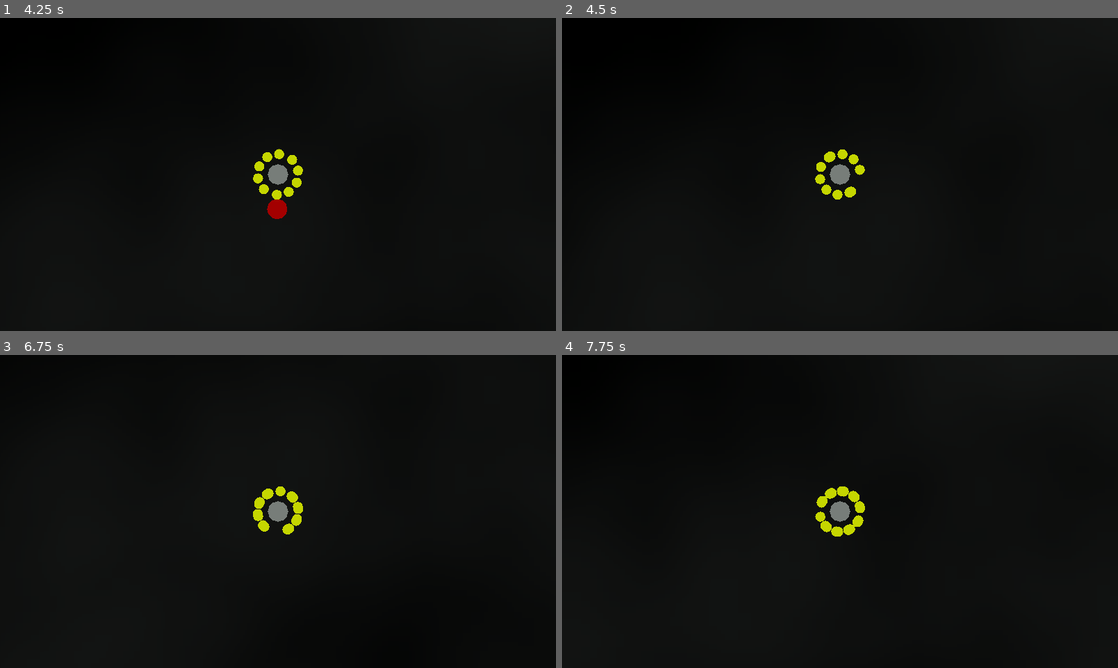
Above: before the commit, frames 1-4 (two rows, left to right).
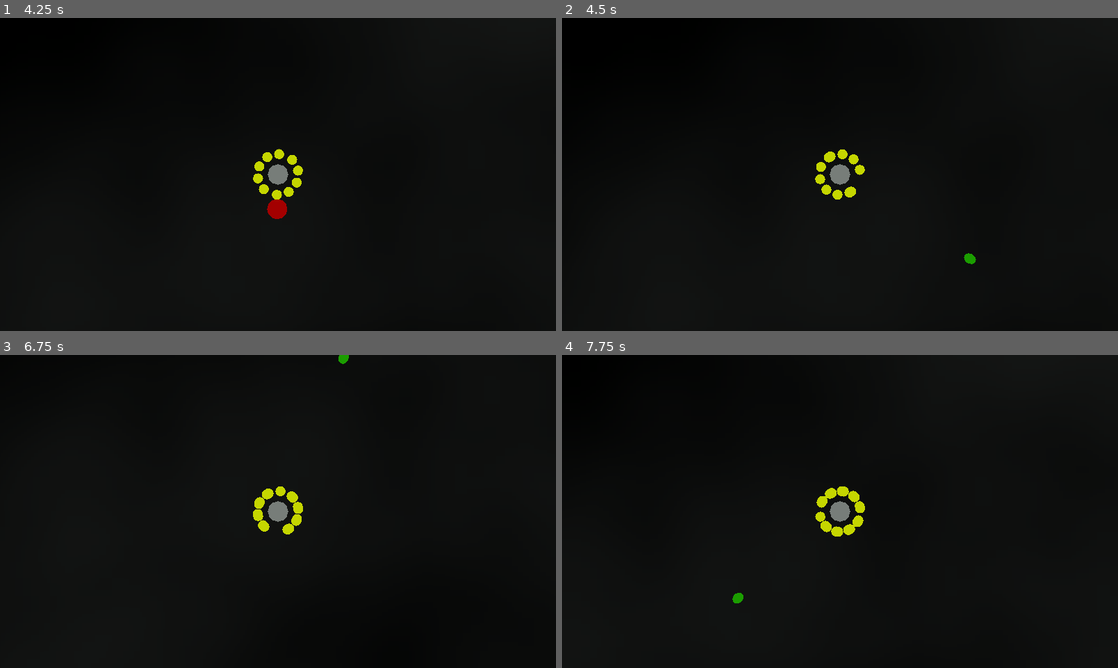
Above: after the commit, the same moments.

Repository: doctor-g/LD55
Game: Godot game, scene res://world.tscn
Two runs of this game, one before a commit and one after it. Both use one fixed random seed, a clock stepped at 60 frames per second and the inputs below.
Inputs (mouse positions are in pixels of both pictures, inside the frame that each line leads up to):
- Up to frame 1 (4.25 s): move the mouse to (400, 158) at 0.52 s; hold D (move_right) 0.53-1.28 s; tap Space (summon) every 0.75 s from 0.6 to 3.6 s; move the mouse to (166, 190) at 1.27 s; hold S (move_down) 1.28-2.03 s; tap Enter at 2 s; move the mouse to (333, 105) at 2.02 s; hold D (move_right) 2.03-2.78 s; move the mouse to (250, 237) at 2.77 s; hold W (move_up) 2.78-3.53 s; move the mouse to (444, 221) at 3.52 s; hold A (move_left) from 3.53 s (still down)
- Up to frame 2 (4.5 s): keep holding A (move_left); move the mouse to (673, 127) at 4.27 s; tap Space (summon) at 4.35 s
- Up to frame 3 (6.75 s): move the mouse to (305, 511) at 5.02 s; release A (move_left) at 5.03 s; hold S (move_down) 5.03-5.78 s; tap Space (summon) at 5.1, 5.85, 6.6 s; move the mouse to (194, 433) at 5.77 s; hold D (move_right) 5.78-6.53 s; move the mouse to (400, 495) at 6.52 s; hold W (move_up) from 6.53 s (still down)
- Up to frame 4 (7.75 s): move the mouse to (728, 527) at 7.27 s; release W (move_up) at 7.28 s; hold D (move_right) from 7.28 s (still down); tap Space (summon) at 7.35 s

Frame 1 is identical in both runs. In frame 2, less than 0.1% of the frame differs, in the area x 72-75%, y 75-79%; in frame 3, less than 0.1%; in frame 4, less than 0.1%.

Commit message:
Add charges
They are dropped by enemies and can be picked up by the player.

Diff:
--- /dev/null
+++ b/project/charge.gd
@@ -0,0 +1,15 @@
+extends Area3D
+
+const LERP_SPEED := 0.2
+
+var target_position : Vector3
+
+
+func _physics_process(_delta: float) -> void:
+	global_position = lerp(global_position, target_position, LERP_SPEED)
+
+
+func _on_body_entered(body: Node3D) -> void:
+	# Only the player character can enter this body
+	body.charge()
+	queue_free()
--- /dev/null
+++ b/project/charge.tscn
@@ -0,0 +1,22 @@
+[gd_scene load_steps=4 format=3 uid="uid://b8tu6ffckqvsv"]
+
+[ext_resource type="Script" path="res://charge.gd" id="1_55ky4"]
+
+[sub_resource type="StandardMaterial3D" id="StandardMaterial3D_606t2"]
+albedo_color = Color(0.137255, 0.682353, 0, 1)
+
+[sub_resource type="SphereShape3D" id="SphereShape3D_ay0iy"]
+radius = 0.25
+
+[node name="Charge" type="Area3D"]
+collision_layer = 8
+script = ExtResource("1_55ky4")
+
+[node name="CSGSphere3D" type="CSGSphere3D" parent="."]
+radius = 0.25
+material = SubResource("StandardMaterial3D_606t2")
+
+[node name="CollisionShape3D" type="CollisionShape3D" parent="."]
+shape = SubResource("SphereShape3D_ay0iy")
+
+[connection signal="body_entered" from="." to="." method="_on_body_entered"]
--- a/project/enemy.gd
+++ b/project/enemy.gd
@@ -1,6 +1,7 @@
 extends CharacterBody3D
 
 const ACCELERATION := 3.0
+const CHARGE_DROP_DISTANCE := 3.0
 
 @export var speed := 7.0
 @export var target : Node3D
@@ -19,5 +20,9 @@
 			queue_free()
 
 
-func damage() -> void:
+func damage(cause : Node3D) -> void:
+	var charge := preload("res://charge.tscn").instantiate()
+	add_sibling(charge)
+	charge.global_position = global_position
+	charge.target_position = global_position + (global_position - cause.global_position).normalized() * CHARGE_DROP_DISTANCE
 	queue_free()
--- a/project/hero.gd
+++ b/project/hero.gd
@@ -24,6 +24,9 @@
 		add_child(satellite_2)
 
 
+func charge() -> void:
+	print("Charging up!")
+
 
 func damage() -> void:
 	print("OUCH")
--- a/project/project.godot
+++ b/project/project.godot
@@ -64,6 +64,7 @@
 3d_physics/layer_1="hero"
 3d_physics/layer_2="satellites"
 3d_physics/layer_3="enemy"
+3d_physics/layer_4="pickups"
 
 [rendering]
 
--- a/project/satellite.gd
+++ b/project/satellite.gd
@@ -13,5 +13,5 @@
 
 func _on_body_entered(body: Node3D) -> void:
 	# Only enemies can trigger this, so damage them and remove the satellite
-	body.damage()
+	body.damage(self)
 	queue_free()
